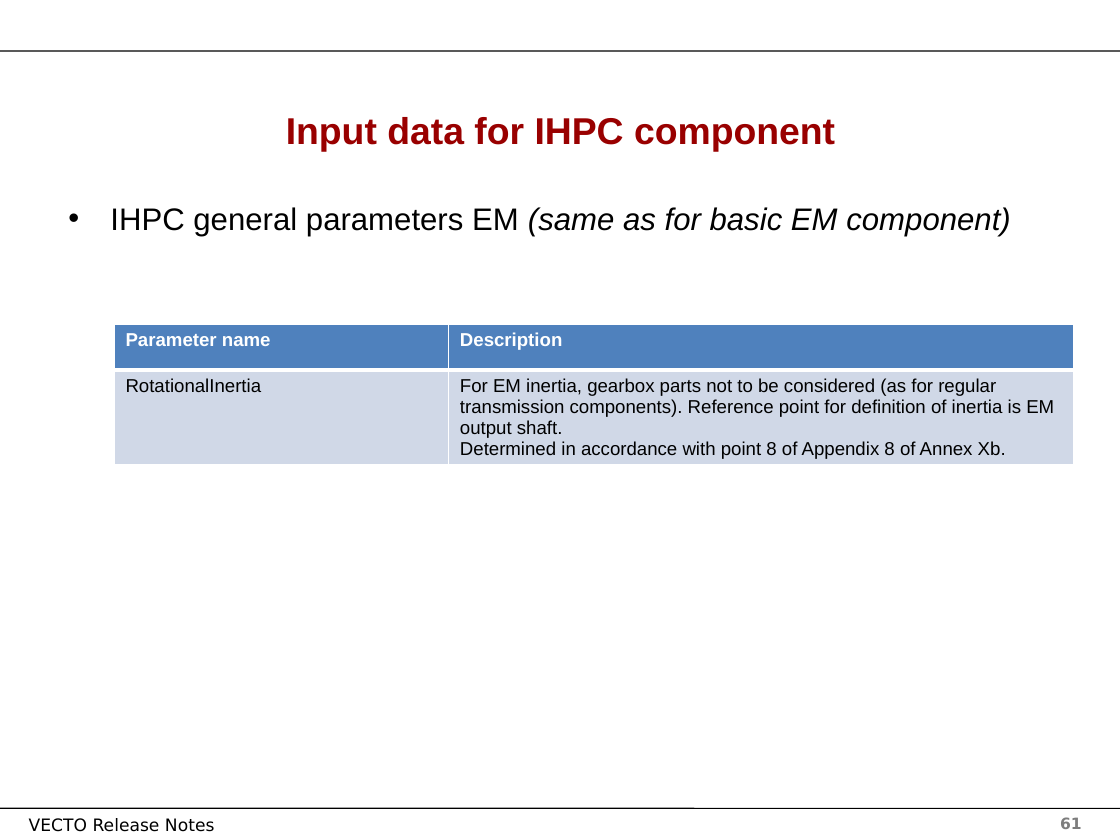
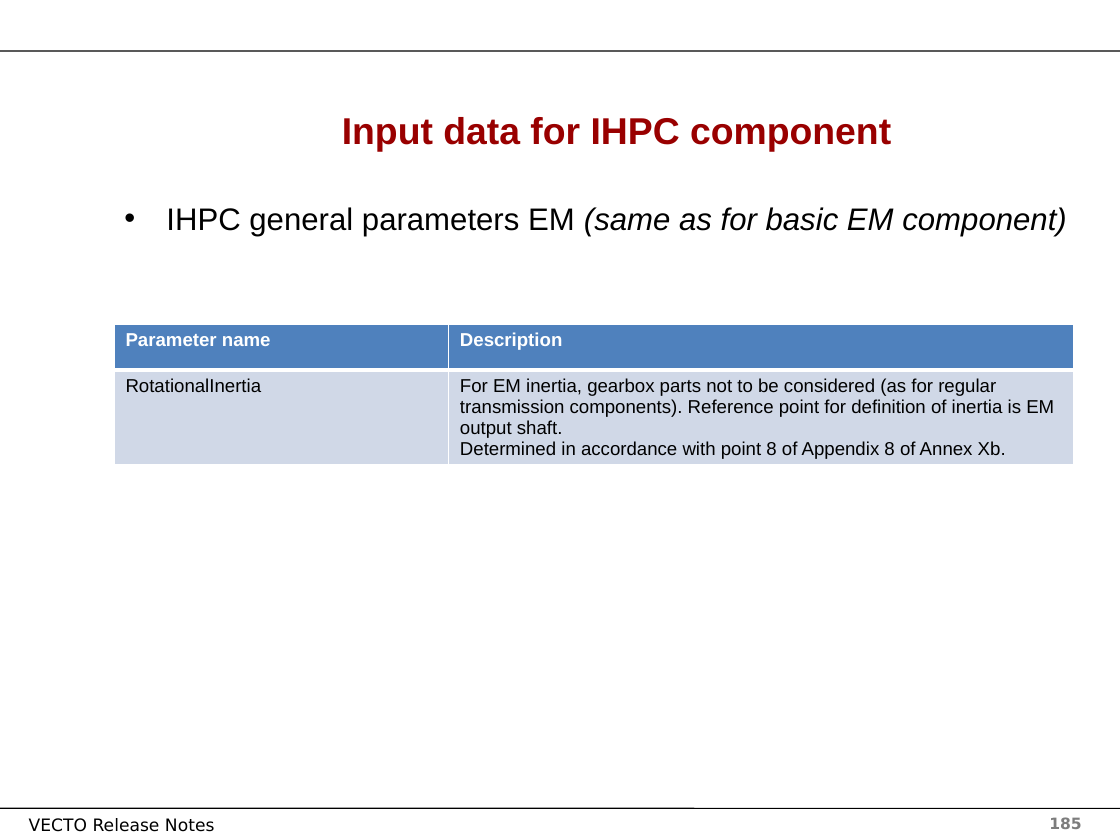
Before and after one commit to tanawadeatharva/BharatVECTO, a slide deck: slide 185 of Documentation/User Manual Source/Release Notes Vecto3.x.pptx (slide 61 before the commit). Drawn at 1120x840 pixels with LibreOffice and Linux fonts; fonts in the diff are those of the drawing; background and template pictures are left out. Boxes give left, top, right and bottom in pixels: in the first picture for what was removed or moved away, otherwise in the second. Text is boxed around its words. In the diff, an @@ line names an element or a change of style, - is before the commit and + after.

```diff
--- a/Documentation/User Manual Source/Release Notes Vecto3.x.pptx
+++ b/Documentation/User Manual Source/Release Notes Vecto3.x.pptx
@@ title "Input data for IHPC component": place and size @@
-title "Input data for IHPC component" at box(286, 117, 835, 151)
+title "Input data for IHPC component" at box(342, 117, 891, 151)
@@ text "IHPC general parameters EM (same ...": place and size @@
-text "IHPC general parameters EM (same ..." at box(110, 207, 1010, 236)
+text "IHPC general parameters EM (same ..." at box(166, 207, 1066, 236)
@@ page number at box(1049, 817, 1081, 829): text changed @@
-61
+185
```
Also in this commit, not shown: 154 other slides changed, 124 slides added.
